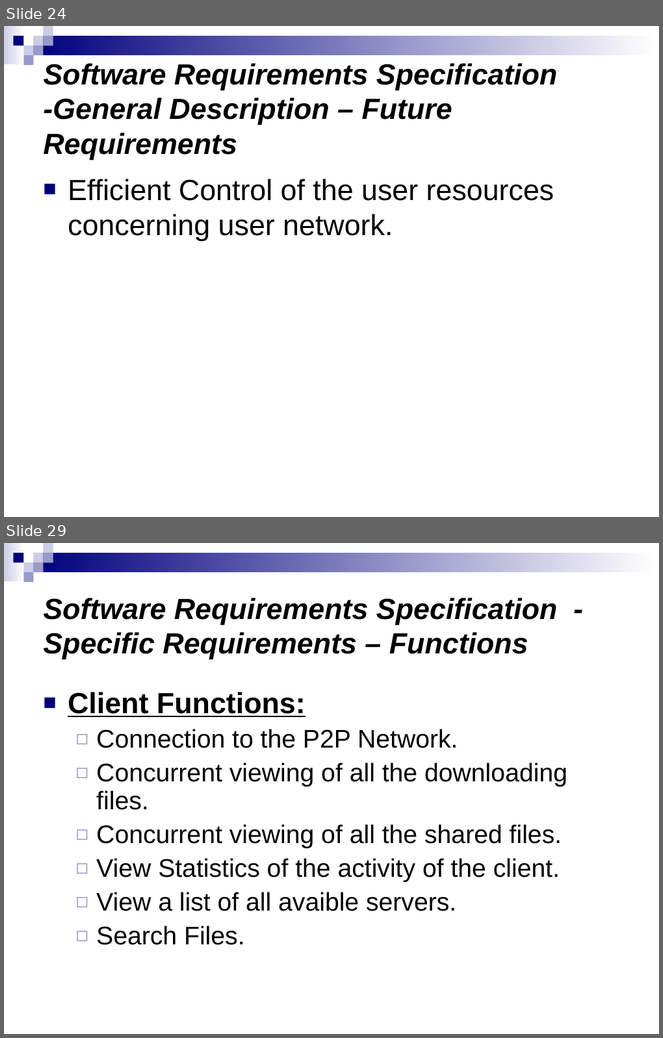
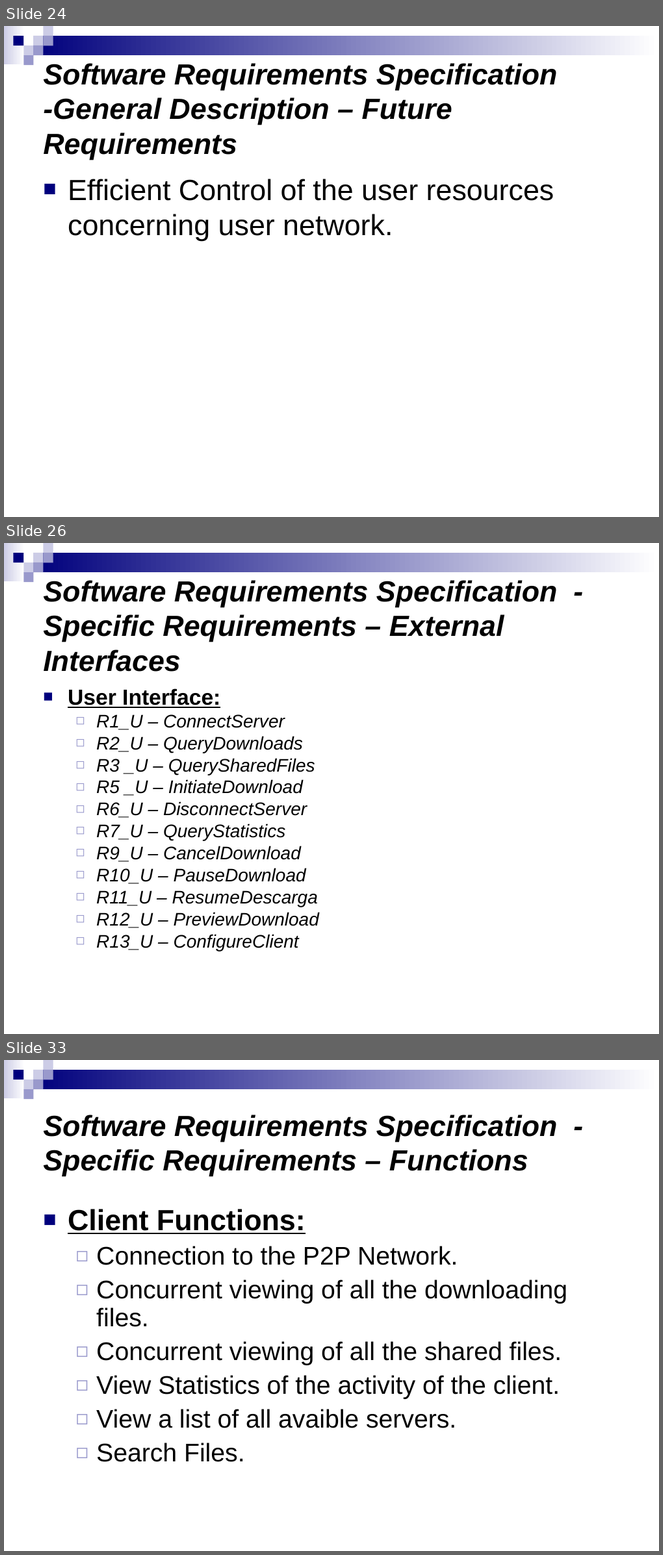
Before and after one commit to salcedonia/egorilla-software-engineering-2008-2009, a slide deck: doc/PresentacionIS.ppt. Shown one above the other, each under a label of ours: slides 24 and 29 before the commit, slides 24, 26 and 33 after it; the slides between them are not shown. The pictures are 663x1038 and 663x1555 pixels, drawn with LibreOffice and Linux fonts; fonts in the diff are those of the drawing. Boxes give left, top, right and bottom in pixels: in the first picture for what was removed or moved away, otherwise in the second. Text is boxed around its words. In the diff, an @@ line names an element or a change of style, - is before the commit and + after.

```diff
--- a/doc/PresentacionIS.ppt
+++ b/doc/PresentacionIS.ppt
@@ slide 26 added at (4, 543, 659, 1034), background #FFFFFF; not listed: 9 template elements that a slide beside it also shows @@
@@ title added at (43, 580, 558, 672), 32 pt, text #000000, bold, italic @@
+Software Requirements Specification - Specific Requirements – External Interfaces
@@ text added at (68, 689, 319, 951), 20 pt, text #000000, italic @@
+■ User Interface:
+  ◻ R1_U – ConnectServer
+  ◻ R2_U – QueryDownloads
+  ◻ R3 _U – QuerySharedFiles
+  ◻ R5 _U – InitiateDownload
+  ◻ R6_U – DisconnectServer
+  ◻ R7_U – QueryStatistics
+  ◻ R9_U – CancelDownload
+  ◻ R10_U – PauseDownload
+  ◻ R11_U – ResumeDescarga
+  ◻ R12_U – PreviewDownload
+  ◻ R13_U – ConfigureClient
@@ what was slide 29 is now slide 33 @@
```
Also in this commit, not shown: 6 slides changed, 3 other slides added.
